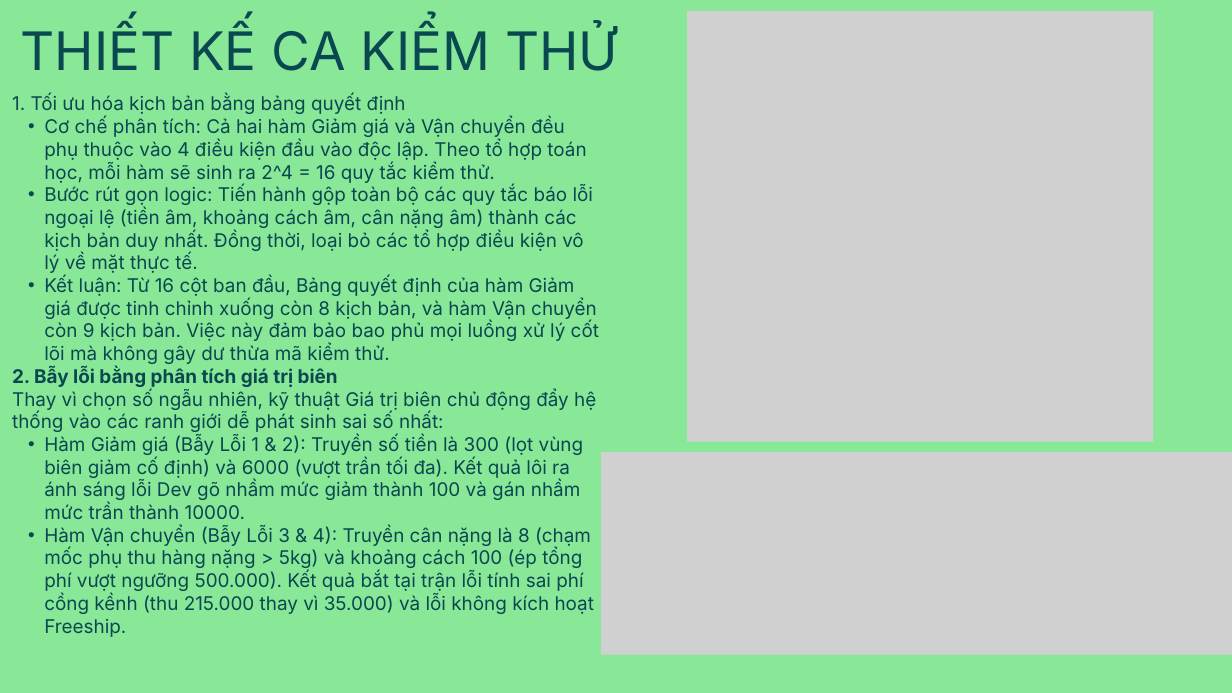
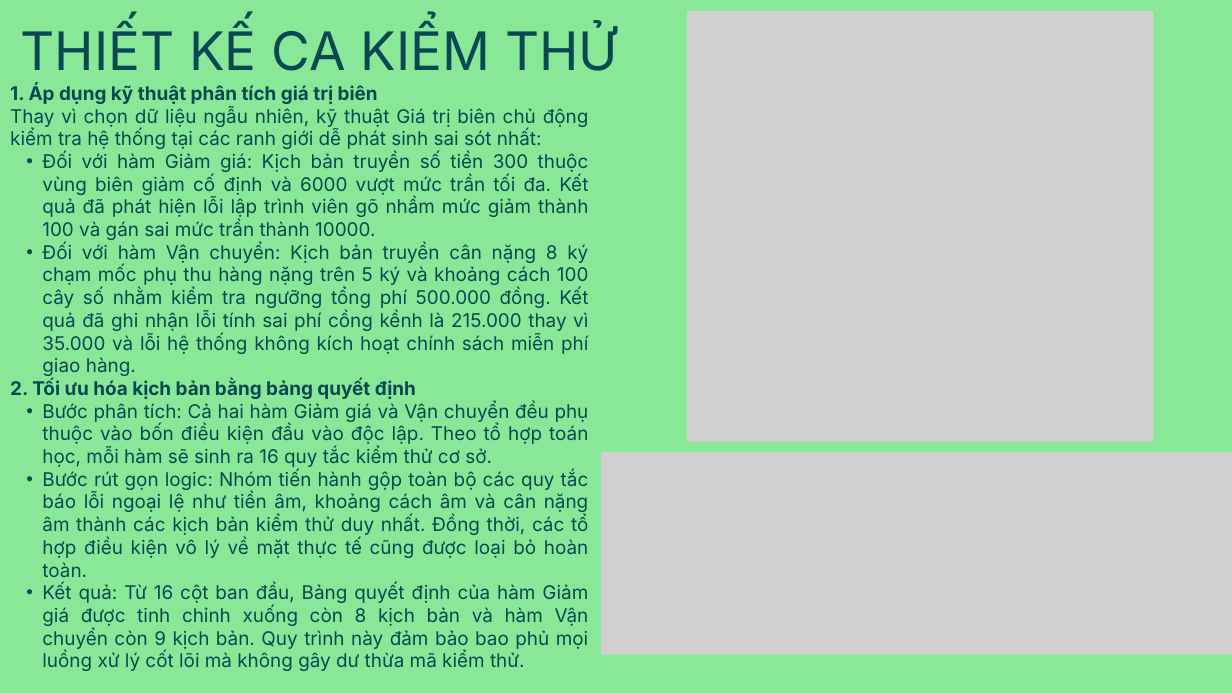
Before and after one commit to kietvo5924/1150080143_VoAnhKiet_CNPM2_Testing, a slide deck: slide 3 of 40_CNPM2_VoAnhKiet.pptx. Drawn at 1232x693 pixels with LibreOffice and Linux fonts; fonts in the diff are those of the drawing; grey boxes stand for pictures. Boxes give left, top, right and bottom in pixels: in the first picture for what was removed or moved away, otherwise in the second. Text is boxed around its words. In the diff, an @@ line names an element or a change of style, - is before the commit and + after.

```diff
--- a/40_CNPM2_VoAnhKiet.pptx
+++ b/40_CNPM2_VoAnhKiet.pptx
@@ text at bbox=[10, 84, 589, 671]: text changed @@
-1. Tối ưu hóa kịch bản bằng bảng quyết định
-  • Cơ chế phân tích: Cả hai hàm Giảm giá và Vận chuyển đều phụ thuộc vào 4 điều kiện đầu vào độc lập. Theo tổ hợp toán học, mỗi hàm sẽ sinh ra 2^4 = 16 quy tắc kiểm thử.
-  • Bước rút gọn logic: Tiến hành gộp toàn bộ các quy tắc báo lỗi ngoại lệ (tiền âm, khoảng cách âm, cân nặng âm) thành các kịch bản duy nhất. Đồng thời, loại bỏ các tổ hợp điều kiện vô lý về mặt thực tế.
-  • Kết luận: Từ 16 cột ban đầu, Bảng quyết định của hàm Giảm giá được tinh chỉnh xuống còn 8 kịch bản, và hàm Vận chuyển còn 9 kịch bản. Việc này đảm bảo bao phủ mọi luồng xử lý cốt lõi mà không gây dư thừa mã kiểm thử.
-2. Bẫy lỗi bằng phân tích giá trị biên
-Thay vì chọn số ngẫu nhiên, kỹ thuật Giá trị biên chủ động đẩy hệ thống vào các ranh giới dễ phát sinh sai số nhất:
-  • Hàm Giảm giá (Bẫy Lỗi 1 & 2): Truyền số tiền là 300 (lọt vùng biên giảm cố định) và 6000 (vượt trần tối đa). Kết quả lôi ra ánh sáng lỗi Dev gõ nhầm mức giảm thành 100 và gán nhầm mức trần thành 10000.
-  • Hàm Vận chuyển (Bẫy Lỗi 3 & 4): Truyền cân nặng là 8 (chạm mốc phụ thu hàng nặng > 5kg) và khoảng cách 100 (ép tổng phí vượt ngưỡng 500.000). Kết quả bắt tại trận lỗi tính sai phí cồng kềnh (thu 215.000 thay vì 35.000) và lỗi không kích hoạt Freeship.
+1. Áp dụng kỹ thuật phân tích giá trị biên
+Thay vì chọn dữ liệu ngẫu nhiên, kỹ thuật Giá trị biên chủ động kiểm tra hệ thống tại các ranh giới dễ phát sinh sai sót nhất:
+  • Đối với hàm Giảm giá: Kịch bản truyền số tiền 300 thuộc vùng biên giảm cố định và 6000 vượt mức trần tối đa. Kết quả đã phát hiện lỗi lập trình viên gõ nhầm mức giảm thành 100 và gán sai mức trần thành 10000.
+  • Đối với hàm Vận chuyển: Kịch bản truyền cân nặng 8 ký chạm mốc phụ thu hàng nặng trên 5 ký và khoảng cách 100 cây số nhằm kiểm tra ngưỡng tổng phí 500.000 đồng. Kết quả đã ghi nhận lỗi tính sai phí cồng kềnh là 215.000 thay vì 35.000 và lỗi hệ thống không kích hoạt chính sách miễn phí giao hàng.
+2. Tối ưu hóa kịch bản bằng bảng quyết định
+  • Bước phân tích: Cả hai hàm Giảm giá và Vận chuyển đều phụ thuộc vào bốn điều kiện đầu vào độc lập. Theo tổ hợp toán học, mỗi hàm sẽ sinh ra 16 quy tắc kiểm thử cơ sở.
+  • Bước rút gọn logic: Nhóm tiến hành gộp toàn bộ các quy tắc báo lỗi ngoại lệ như tiền âm, khoảng cách âm và cân nặng âm thành các kịch bản kiểm thử duy nhất. Đồng thời, các tổ hợp điều kiện vô lý về mặt thực tế cũng được loại bỏ hoàn toàn.
+  • Kết quả: Từ 16 cột ban đầu, Bảng quyết định của hàm Giảm giá được tinh chỉnh xuống còn 8 kịch bản và hàm Vận chuyển còn 9 kịch bản. Quy trình này đảm bảo bao phủ mọi luồng xử lý cốt lõi mà không gây dư thừa mã kiểm thử.
```
Also in this commit, not shown: 2 other slides changed.
